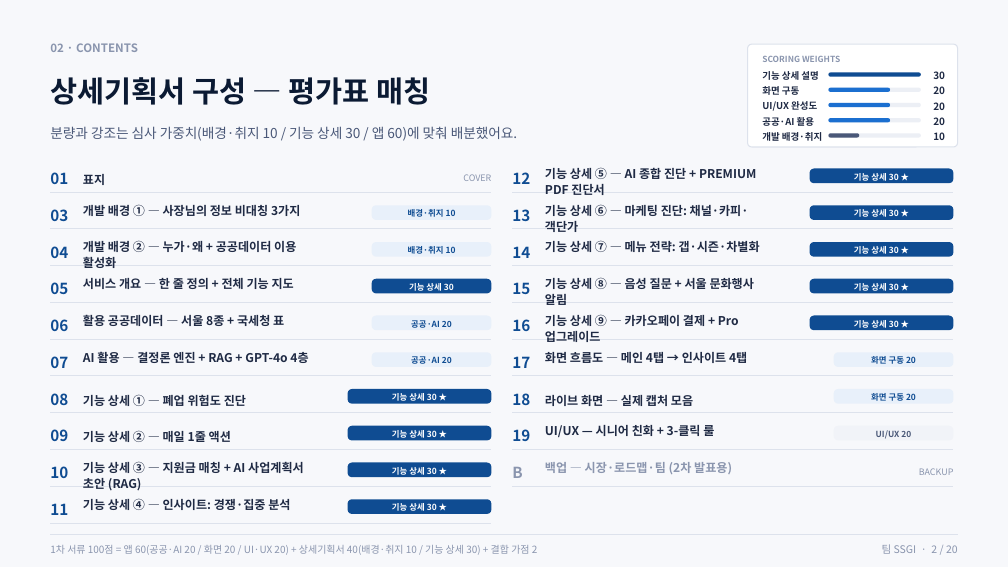
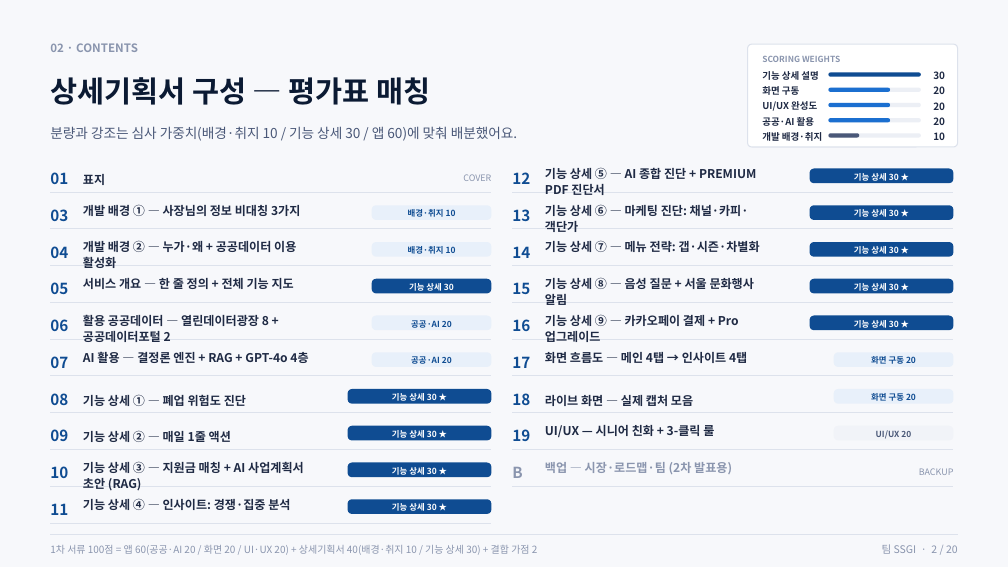
Before and after one commit to Tok-Baro/SSGI_AI_Coach, a slide deck: slide 2 of SSGI_상세기획서_심사위원용.pptx. Drawn at 1008x567 pixels with LibreOffice and Linux fonts; fonts in the diff are those of the drawing. Boxes give left, top, right and bottom in pixels: in the first picture for what was removed or moved away, otherwise in the second. Text is boxed around its words. In the diff, an @@ line names an element or a change of style, - is before the commit and + after.

```diff
--- a/SSGI_상세기획서_심사위원용.pptx
+++ b/SSGI_상세기획서_심사위원용.pptx
@@ text at [83, 312, 269, 342]: text changed @@
-활용 공공데이터 — 서울 8종 + 국세청 표
+활용 공공데이터 — 열린데이터광장 8 + 공공데이터포털 2
```
Also in this commit, not shown: 9 other slides changed, 1 other file.
